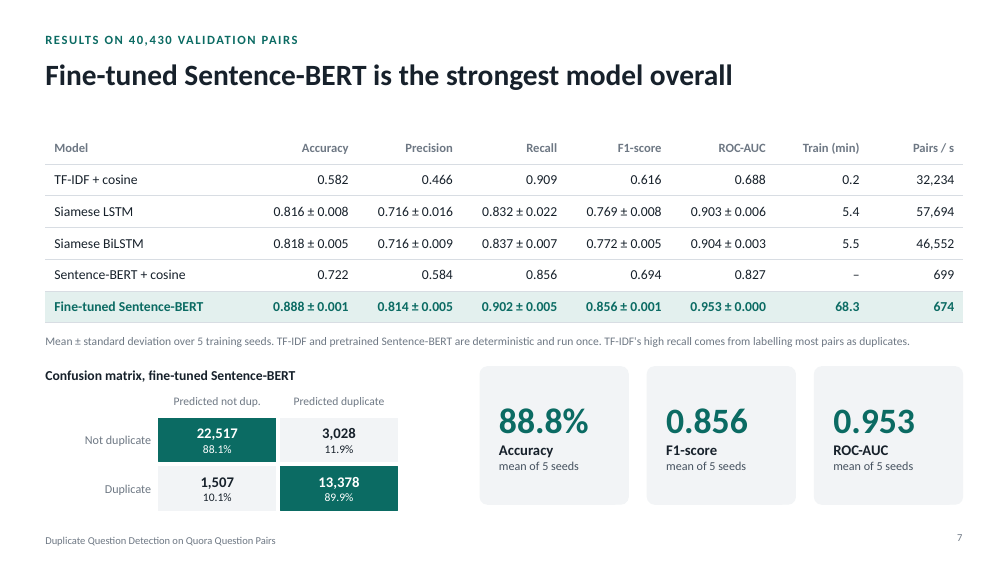
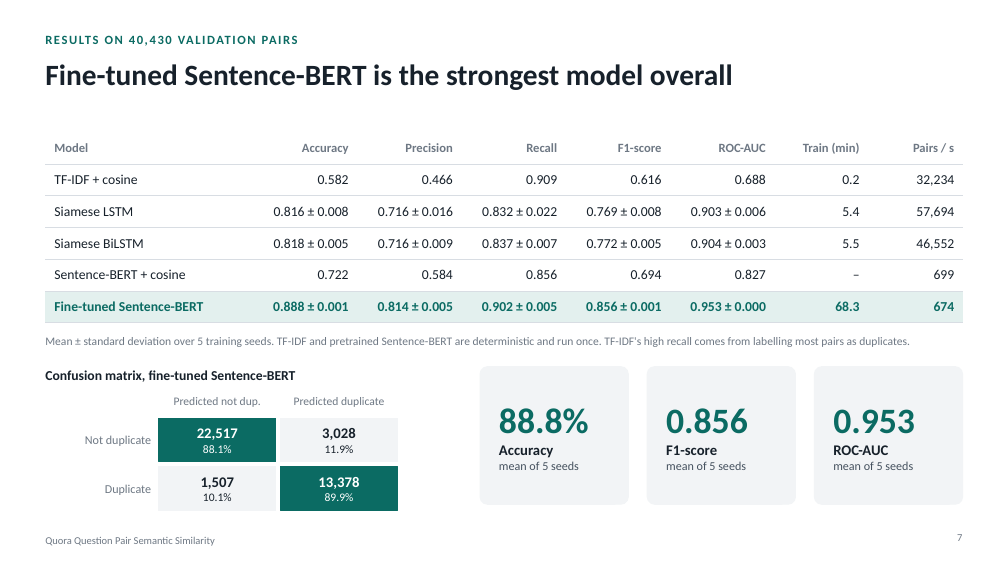
Before and after one commit to SaiPraneeth9955/quora-duplicate-question-detection, a slide deck: slide 7 of presentation/QQP_Duplicate_Question_Detection.pptx. Drawn at 1008x567 pixels with LibreOffice and Linux fonts; fonts in the diff are those of the drawing. Boxes give left, top, right and bottom in pixels: in the first picture for what was removed or moved away, otherwise in the second. Text is boxed around its words. In the diff, an @@ line names an element or a change of style, - is before the commit and + after.

Commit message:
Rename to Quora Question Pair Semantic Similarity and prepare hosting
Use the registered project title on the slides, README and web demo.

Hosting on Hugging Face Spaces (not yet published):
- deploy/huggingface/: CPU Dockerfile, pinned requirements and Space card
- deploy/push_space.py: uploads code, web app and trained models
- demo --hosted mode with honest footer wording; the GPU keep-alive only
  runs when a GPU is present
- datasets is imported only when training data is loaded

```diff
--- a/presentation/QQP_Duplicate_Question_Detection.pptx
+++ b/presentation/QQP_Duplicate_Question_Detection.pptx
@@ text at [45,537,215,546]: text changed @@
-Duplicate Question Detection on Quora Question Pairs
+Quora Question Pair Semantic Similarity
```
Also in this commit, not shown: 9 other slides changed, 10 other files.
